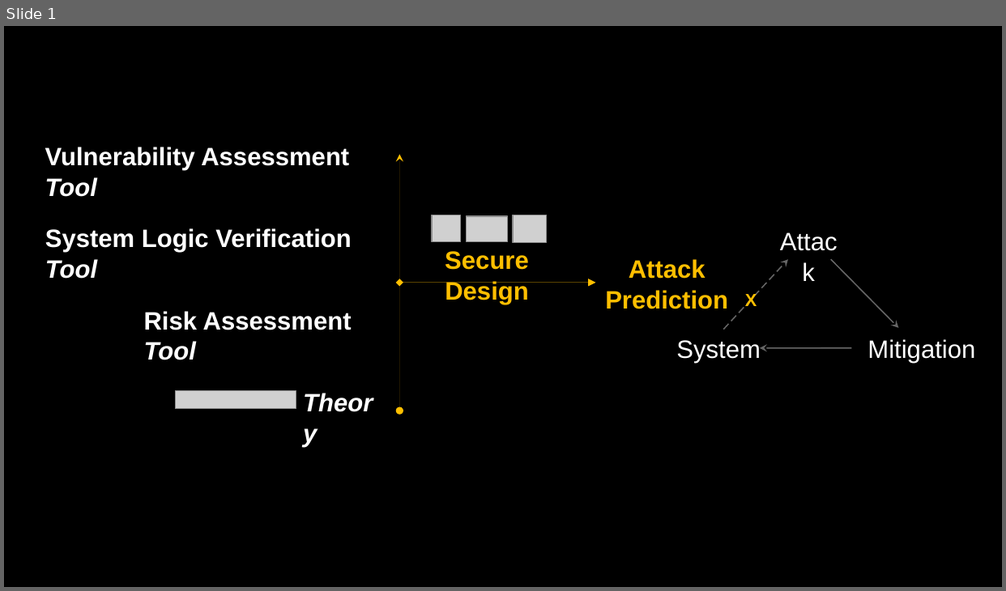
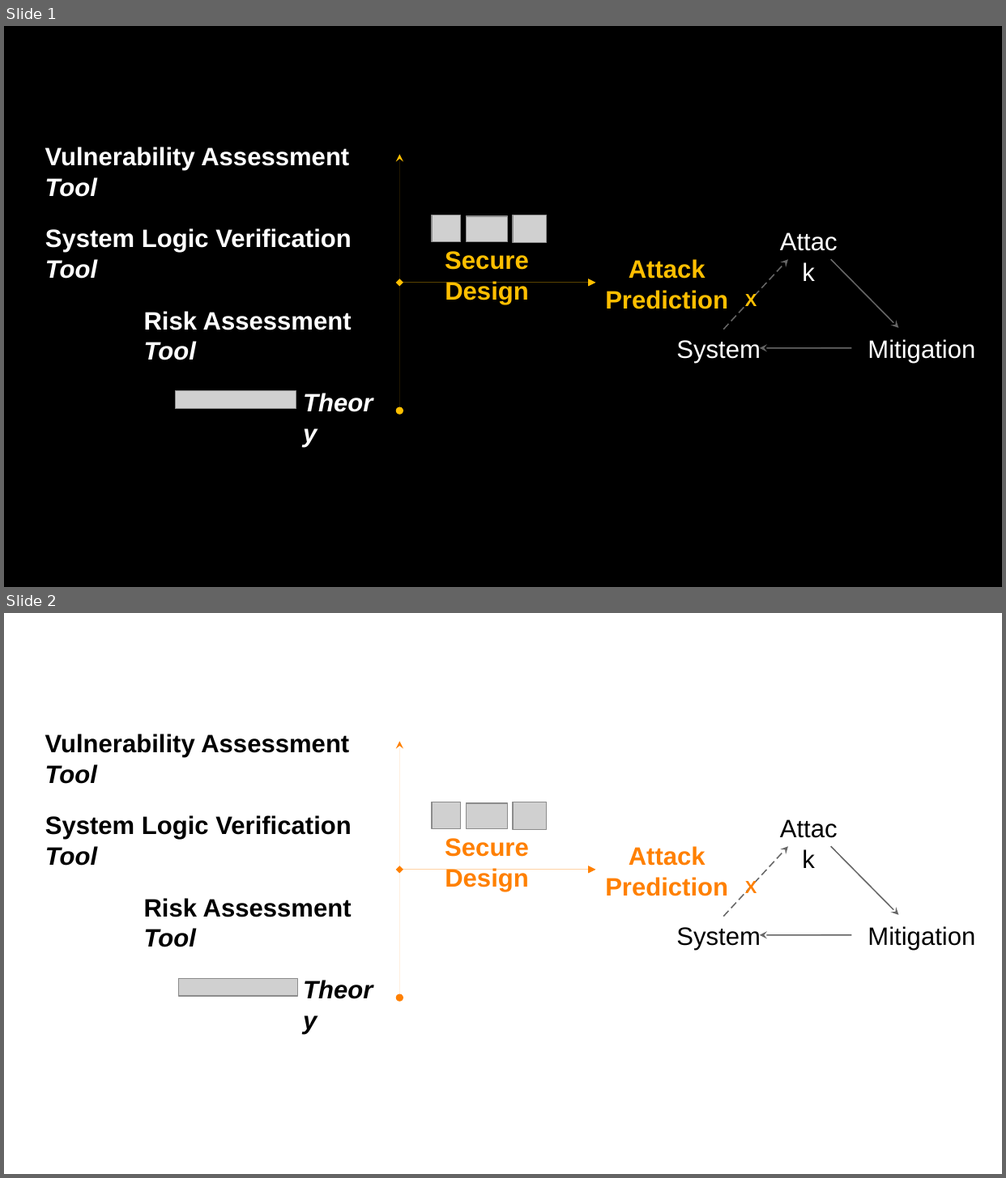
Before and after one commit to v-research/website, a slide deck: images/img_solutions_source.odp. Shown one above the other, each under a label of ours: slide 1 before the commit, slides 1 and 2 after it. The pictures are 1006x591 and 1006x1178 pixels, drawn with LibreOffice and Linux fonts; fonts in the diff are those of the drawing; grey boxes stand for pictures. Boxes give left, top, right and bottom in pixels: in the first picture for what was removed or moved away, otherwise in the second. Text is boxed around its words. In the diff, an @@ line names an element or a change of style, - is before the commit and + after.

```diff
--- a/images/img_solutions_source.odp
+++ b/images/img_solutions_source.odp
@@ slide 2 added at (x1=4, y1=613, x2=1002, y2=1174), background #FFFFFF @@
@@ text added at (x1=45, y1=734, x2=349, y2=784), 20 pt, text #000000, bold @@
+Vulnerability Assessment Tool
@@ double arrow added from (400, 998) to (400, 742), #FF8000 0 pt @@
@@ picture added at (x1=432, y1=803, x2=460, y2=828) @@
@@ picture added at (x1=467, y1=803, x2=509, y2=828) @@
@@ picture added at (x1=513, y1=803, x2=547, y2=829) @@
@@ text added at (x1=45, y1=815, x2=351, y2=866), 20 pt, text #000000, bold @@
+System Logic Verification Tool
@@ text added at (x1=445, y1=838, x2=529, y2=892), 20 pt, text #FF8000, bold @@
+Secure Design
@@ text added at (x1=629, y1=846, x2=705, y2=866), 20 pt, text #000000 @@
+Attack
@@ arrow added from (724, 917) to (788, 846), #666666 0.99 pt @@
@@ arrow added from (831, 846) to (899, 915), #666666 0.99 pt @@
@@ double arrow added from (400, 869) to (596, 871), #FF8000 0 pt @@
@@ text added at (x1=605, y1=877, x2=728, y2=897), 20 pt, text #FF8000, bold @@
+Attack Prediction
@@ text added at (x1=144, y1=898, x2=351, y2=948), 20 pt, text #000000, bold @@
+Risk Assessment Tool
@@ text added at (x1=745, y1=880, x2=756, y2=893), 14 pt, text #FF8000, bold @@
+X
@@ text added at (x1=676, y1=927, x2=761, y2=951), 20 pt, text #000000 @@
+System
@@ text added at (x1=867, y1=926, x2=975, y2=951), 20 pt, text #000000 @@
+Mitigation
@@ arrow added from (851, 935) to (761, 935), #666666 0.99 pt @@
@@ text added at (x1=294, y1=969, x2=389, y2=1048), 20 pt, text #000000, bold, italic @@
+Theory
@@ picture added at (x1=179, y1=979, x2=297, y2=996) @@
```
Also in this commit, not shown: 2 other files.
